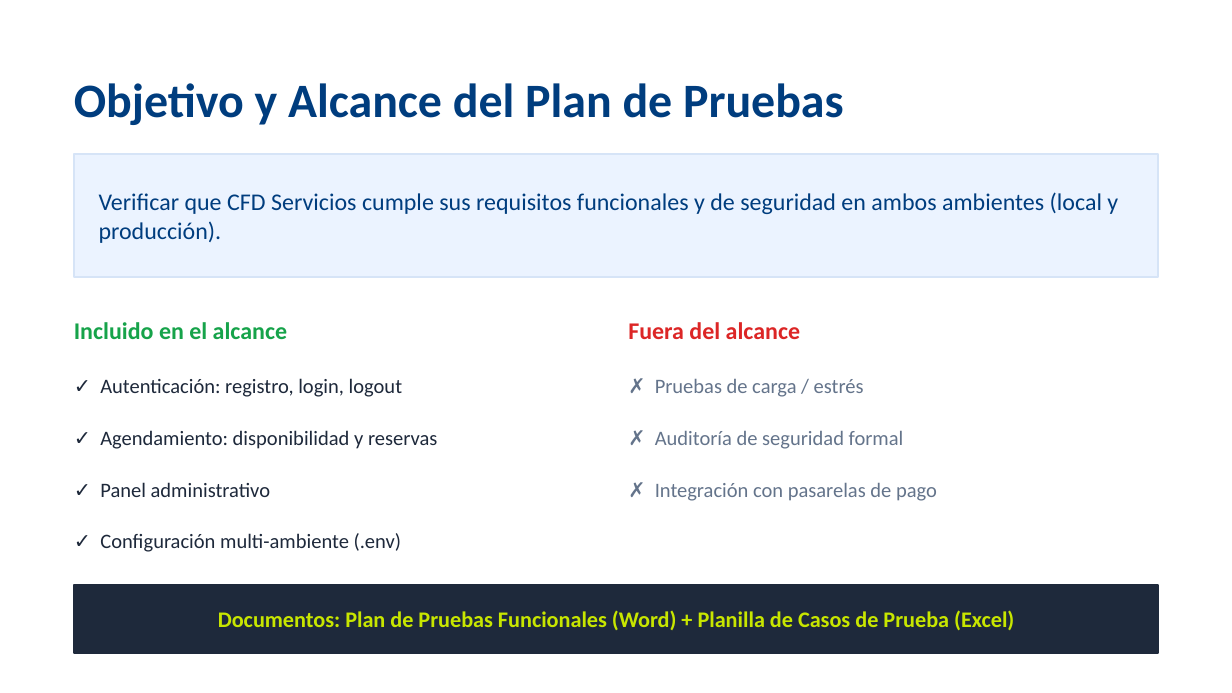
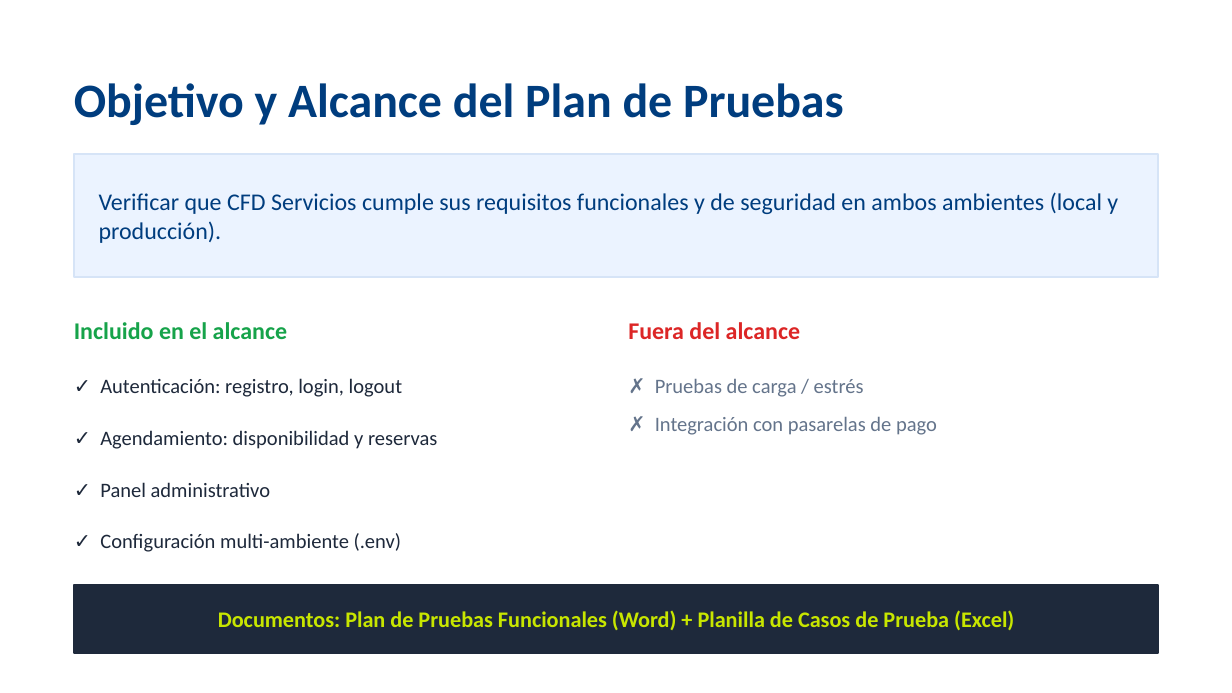
Before and after one commit to cristianoZarate/CFD-Servicios-de-limpieza, a slide deck: slide 4 of Documentación/EP3_Plan_de_Pruebas.pptx. Drawn at 1232x693 pixels with LibreOffice and Linux fonts; fonts in the diff are those of the drawing. Boxes give left, top, right and bottom in pixels: in the first picture for what was removed or moved away, otherwise in the second. Text is boxed around its words. In the diff, an @@ line names an element or a change of style, - is before the commit and + after.

```diff
--- a/Documentación/EP3_Plan_de_Pruebas.pptx
+++ b/Documentación/EP3_Plan_de_Pruebas.pptx
@@ text "✗ Integración con pasarelas de ...": place and size @@
-text "✗ Integración con pasarelas de ..." at (655,483,937,501)
+text "✗ Integración con pasarelas de ..." at (655,417,937,435)
@@ text removed at (655,431,904,449) @@
-✗ Auditoría de seguridad formal
```
Also in this commit, not shown: 2 other slides changed, 1 other file.
